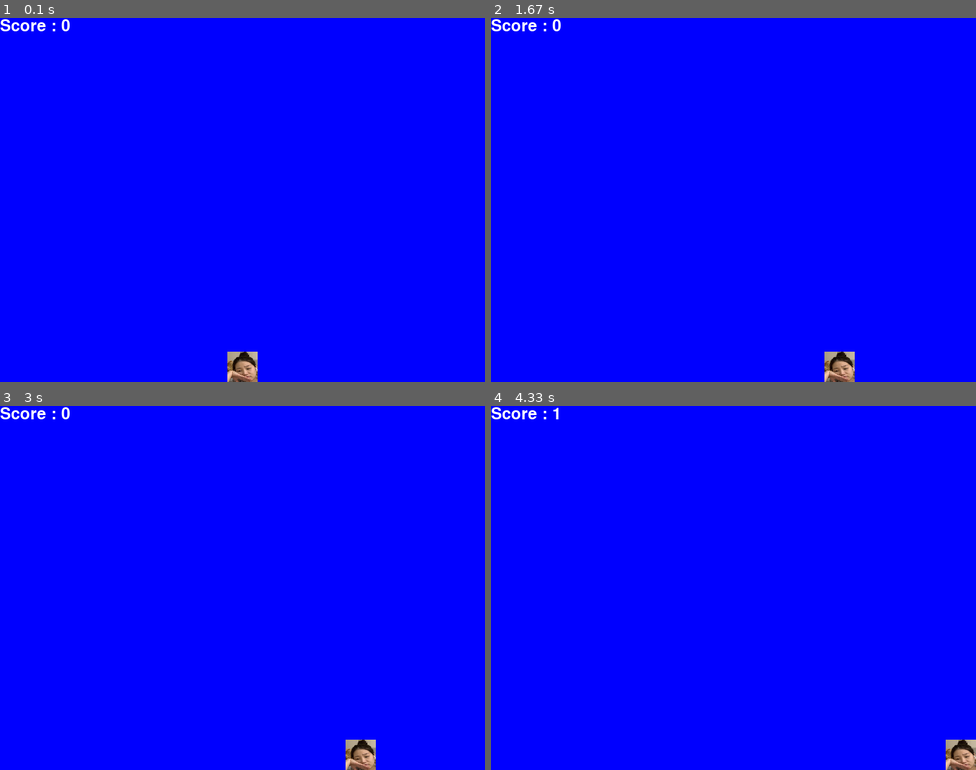
Above: before the commit, frames 1-4 (two rows, left to right).
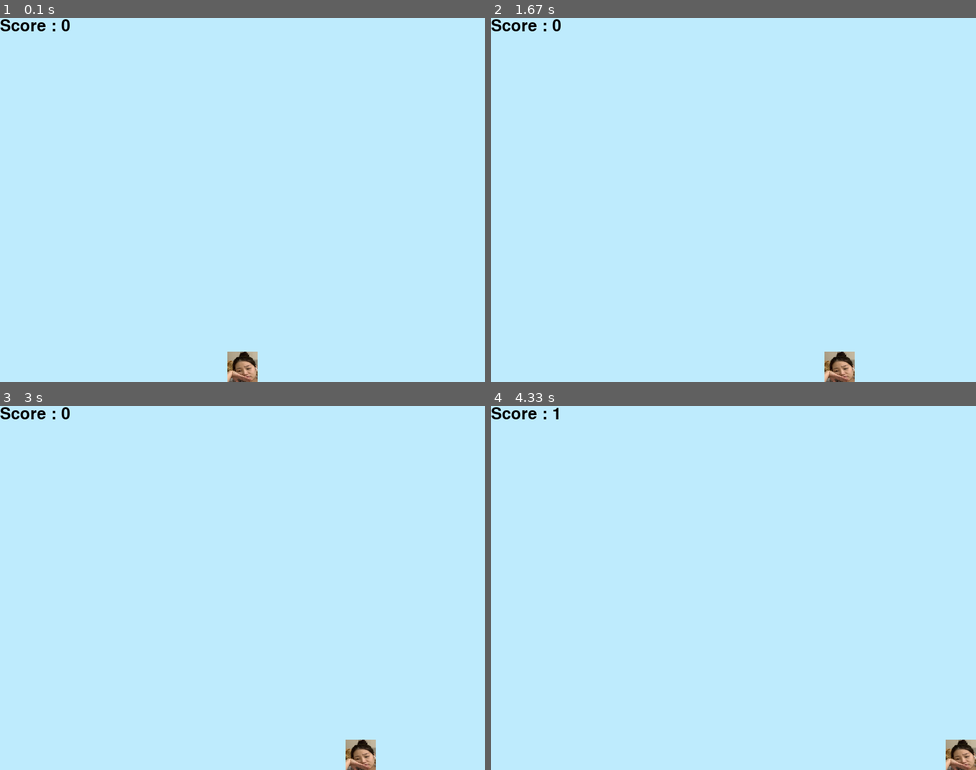
Above: after the commit, the same moments.

Repository: beom403/python_test
Game: pygame game, started from pygame_basic/ddongGame/ddongGameMain.py
Two runs of this game, one before a commit and one after it. Both use one fixed random seed, a clock stepped at 60 frames per second and the inputs below.
Inputs:
- Up to frame 1 (0.1 s): no input
- Up to frame 2 (1.67 s): hold Right 0.33-0.8 s; hold Right 0.83-1.3 s; hold Left from 1.33 s (still down)
- Up to frame 3 (3 s): release Left at 1.87 s; hold Left 1.9-2.3 s; hold Right 2.33-2.97 s
- Up to frame 4 (4.33 s): hold Left 3-3.47 s; hold Right 3.5-3.97 s; hold Right from 4 s (still down)

The runs differ from the first frame. In frame 1, 99% of the frame differs, in the area x 0-100%, y 0-100%; in frame 2, 99%; in frame 3, 99%; in frame 4, 99%.

Commit message:
1st ddong game
Signed-off-by: beomjin <qjawls403@gmail.com>

Diff:
--- a/pygame_basic/ddongGame/ddongGameMain.py
+++ b/pygame_basic/ddongGame/ddongGameMain.py
@@ -1,5 +1,6 @@
 import pygame
 import os
+import random
 from pygame.constants import K_DOWN, K_UP
 from entityClass import Entity
 
@@ -14,7 +15,7 @@
 screen = pygame.display.set_mode((screen_width, screen_height))
 
 # set screen title
-pygame.display.set_caption("yuji vs ddong")
+pygame.display.set_caption("ddong game")
 
 # set clock
 clock = pygame.time.Clock()
@@ -76,7 +77,8 @@
 def createDdong()->None:
     global ddongList
     global ddongNum
-    ddongList.append(Entity("ddong", "ddong", ddongFile))
+    ddongSize = Entity.defaultObjectSize * (random.randrange(50, 150) / 100)
+    ddongList.append(Entity("ddong", "ddong", ddongFile, ddongSize, ddongSize))
     ddongSoundEffect.play()
 
 
@@ -166,14 +168,14 @@
                 break
 
         # set background by color
-        screen.fill((0, 0, 255))
+        screen.fill((0xBE, 0xEB, 0xFD))
         # set instances
         for x in Entity.entityList:
             screen.blit(x.image, (x.rectangle.x, x.rectangle.y))
     else:
         checkGameEnd()
 
-    ddongScore = game_font.render(("Score : " + str(ddongNum)), True, (255, 255, 255))
+    ddongScore = game_font.render(("Score : " + str(ddongNum)), True, (0, 0, 0))
     # set score
     screen.blit(ddongScore, (0, 0))
     # update game screen
--- a/pygame_basic/ddongGame/entityClass.py
+++ b/pygame_basic/ddongGame/entityClass.py
@@ -10,14 +10,13 @@
 WINDOW_WIDTH = 800
 WINDOW_HEIGHT = 600
 
-OBJECT_SIZE = 50
-
 class Entity:
     # static variables
     entityList = []
     speed = 10
+    defaultObjectSize = 50
 
-    def __init__(self, type, name, imageDirectory) -> None:
+    def __init__(self, type, name, imageDirectory, width = defaultObjectSize, height = defaultObjectSize) -> None:
         print("create ", name)
         # init attributes
         self.type = type
@@ -26,7 +25,7 @@
         self.image = pygame.image.load(imageDirectory)
         if type == "user" or type == "USER":
             # transform image scale
-            self.image = pygame.transform.scale(self.image, (OBJECT_SIZE, OBJECT_SIZE))
+            self.image = pygame.transform.scale(self.image, (width, height))
             # get rectangle
             self.rectangle = self.image.get_rect()
             # set init location
@@ -39,7 +38,7 @@
             self.rectangle.y = WINDOW_HEIGHT / 2 - self.rectangle.height / 2
         else:   # ddong
             # transform image scale
-            self.image = pygame.transform.scale(self.image, (OBJECT_SIZE, OBJECT_SIZE))
+            self.image = pygame.transform.scale(self.image, (width, height))
             # get rectangle
             self.rectangle = self.image.get_rect()
             # set init location
Binary file changed: pygame_basic/resource/Chic.png
Not shown, changed: pygame_basic/.DS_Store
Not shown, changed: pygame_basic/resource/.DS_Store
